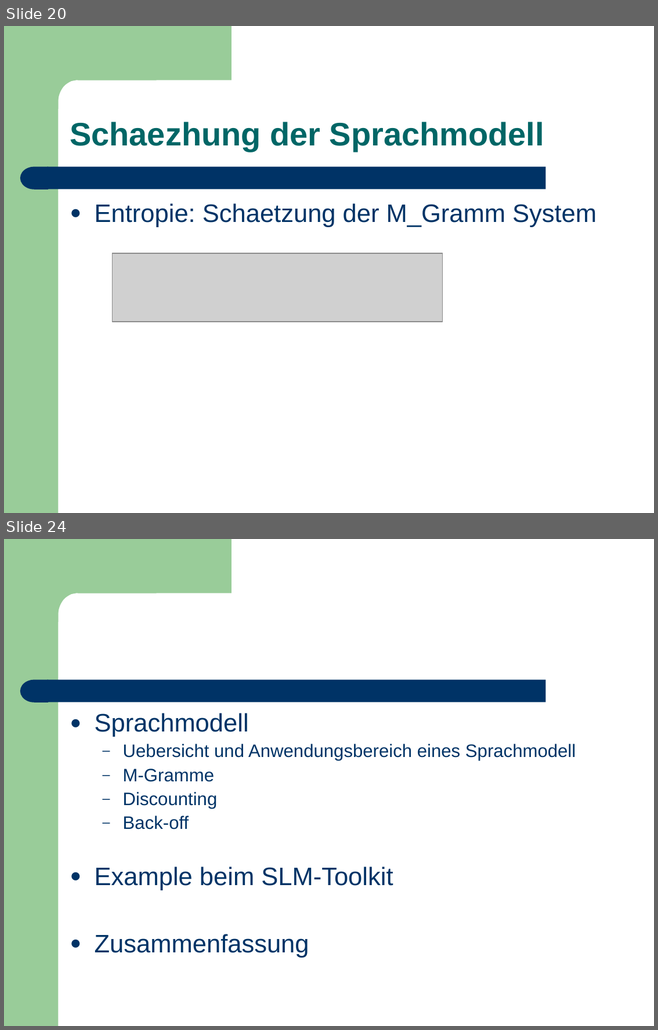
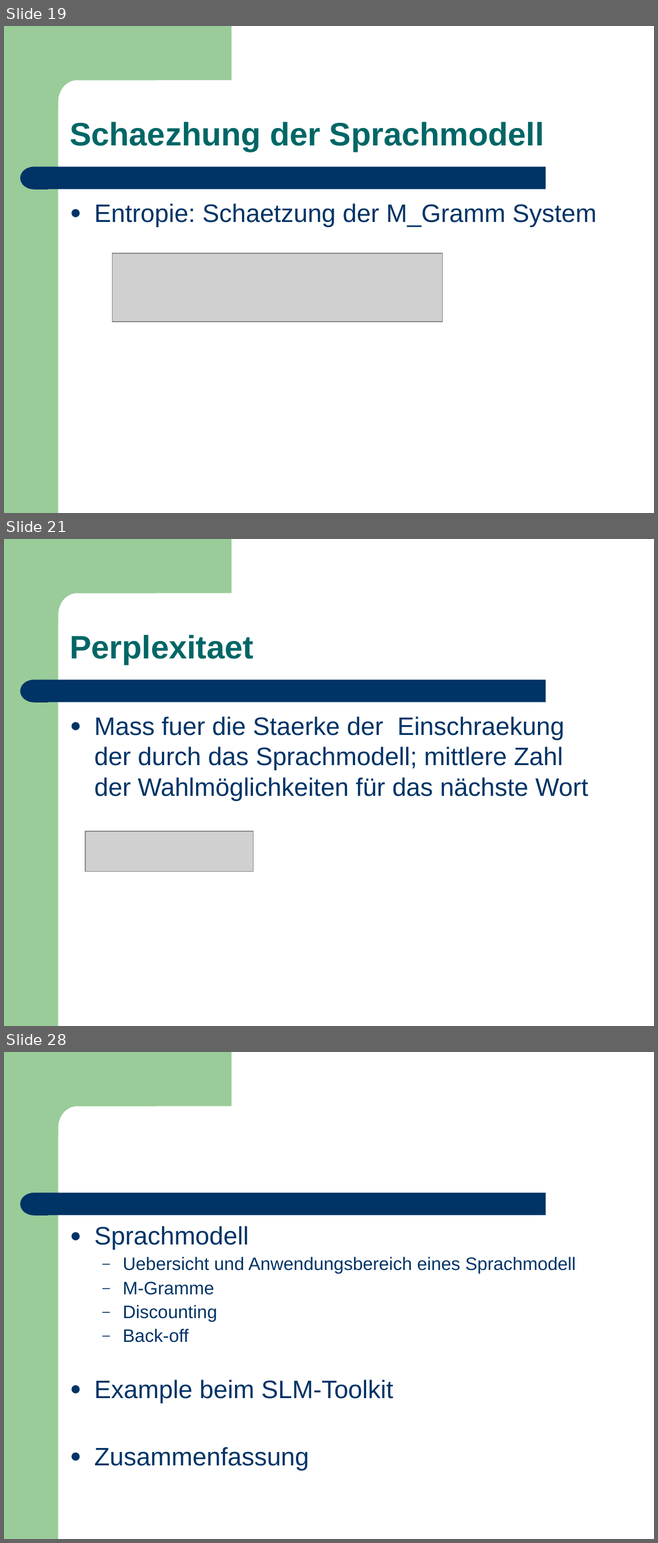
Before and after one commit to leonard117/arbeittet, a slide deck: ARS/doc/Training_Sprachmodell.ppt. Shown one above the other, each under a label of ours: slides 20 and 24 before the commit, slides 19, 21 and 28 after it; the slides between them are not shown. The pictures are 658x1030 and 658x1543 pixels, drawn with LibreOffice and Linux fonts; fonts in the diff are those of the drawing; grey boxes stand for pictures. Boxes give left, top, right and bottom in pixels: in the first picture for what was removed or moved away, otherwise in the second. Text is boxed around its words. In the diff, an @@ line names an element or a change of style, - is before the commit and + after.

```diff
--- a/ARS/doc/Training_Sprachmodell.ppt
+++ b/ARS/doc/Training_Sprachmodell.ppt
@@ slide 21 added at box(4, 539, 654, 1026), background #FFFFFF; not listed: 4 template elements that a slide beside it also shows @@
@@ text added at box(70, 635, 253, 664), 36 pt, text #006666, bold @@
+Perplexitaet
@@ text added at box(94, 716, 588, 801), 28 pt, text #003366 @@
+● Mass fuer die Staerke der Einschraekung der durch das Sprachmodell; mittlere Zahl der Wahlmöglichkeiten für das nächste Wort
@@ picture added at box(85, 831, 253, 871) @@
@@ what was slide 20 is now slide 19 @@
@@ what was slide 24 is now slide 28 @@
```
Also in this commit, not shown: 2 slides changed, 4 other slides added, 1 slide removed.
